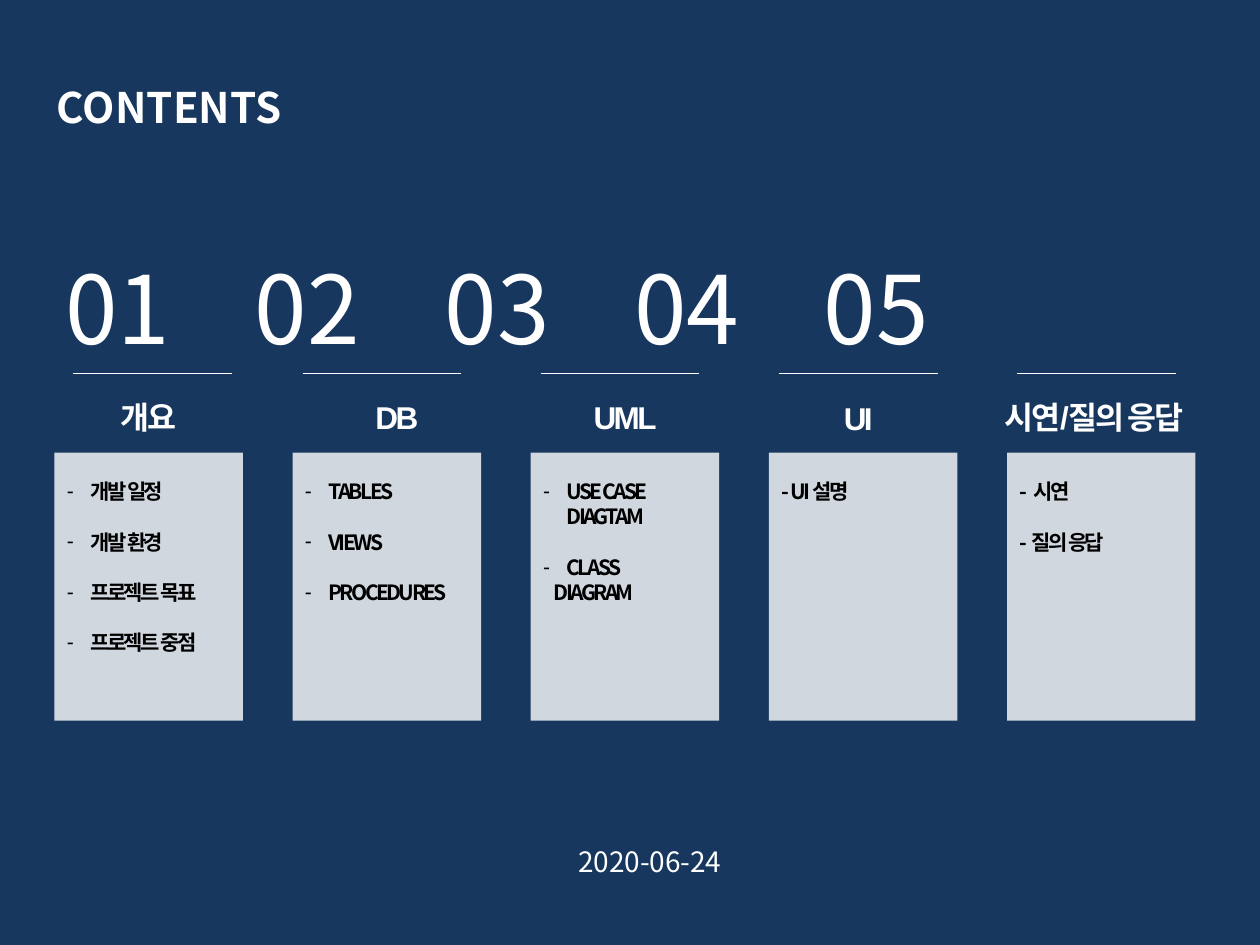
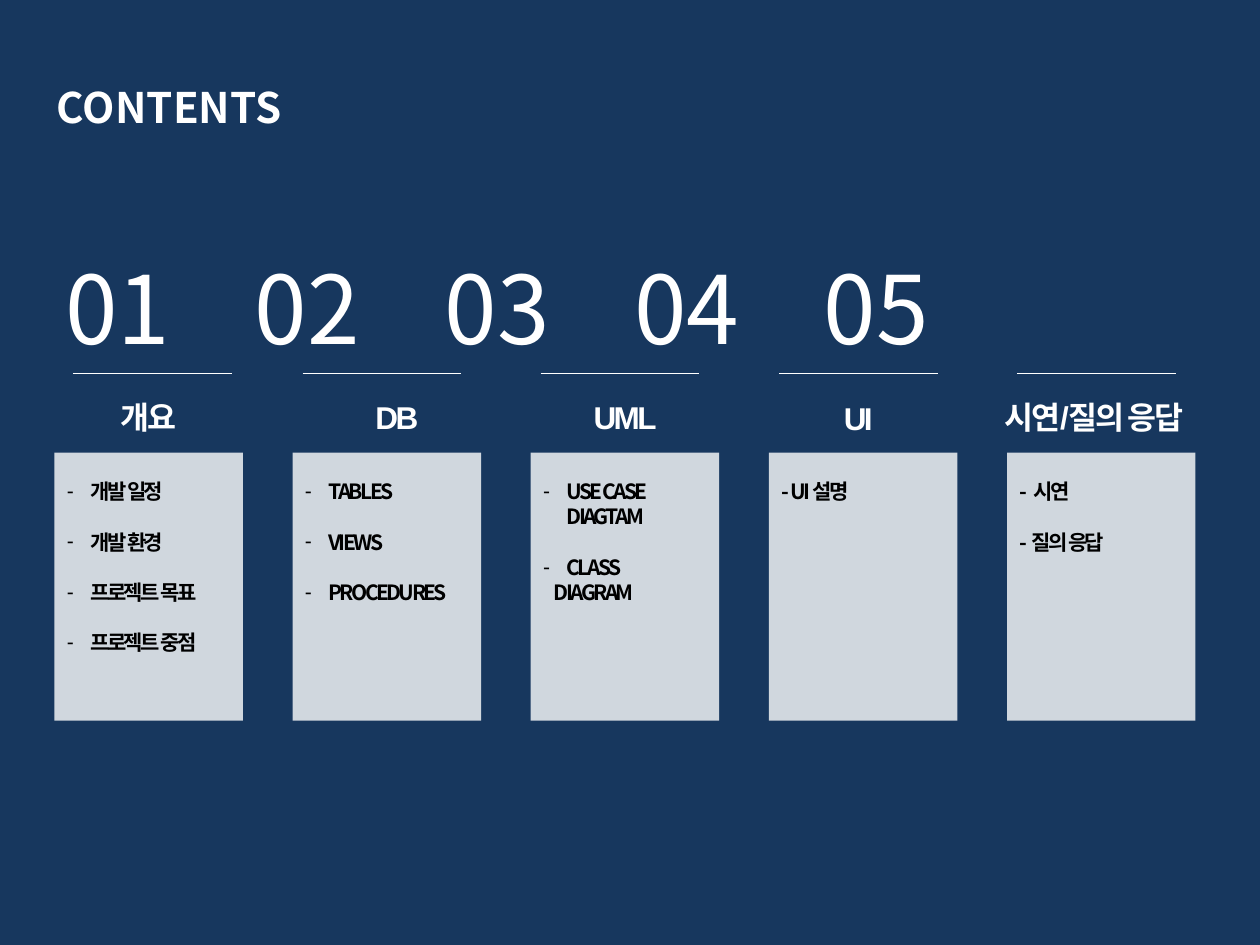
Before and after one commit to Wolfswagen/Kosea_Mid_project, a slide deck: slide 2 of Kosea_Mid_Project/김준형 Project-2nd.pptx. Drawn at 1260x945 pixels with LibreOffice and Linux fonts; fonts in the diff are those of the drawing. Boxes give left, top, right and bottom in pixels: in the first picture for what was removed or moved away, otherwise in the second. Text is boxed around its words. In the diff, an @@ line names an element or a change of style, - is before the commit and + after.

```diff
--- a/Kosea_Mid_Project/김준형 Project-2nd.pptx
+++ b/Kosea_Mid_Project/김준형 Project-2nd.pptx
@@ text removed at <box>578,851,721,873</box> @@
-2020-06-24
```
Also in this commit, not shown: 20 other slides changed, 19 other files.
